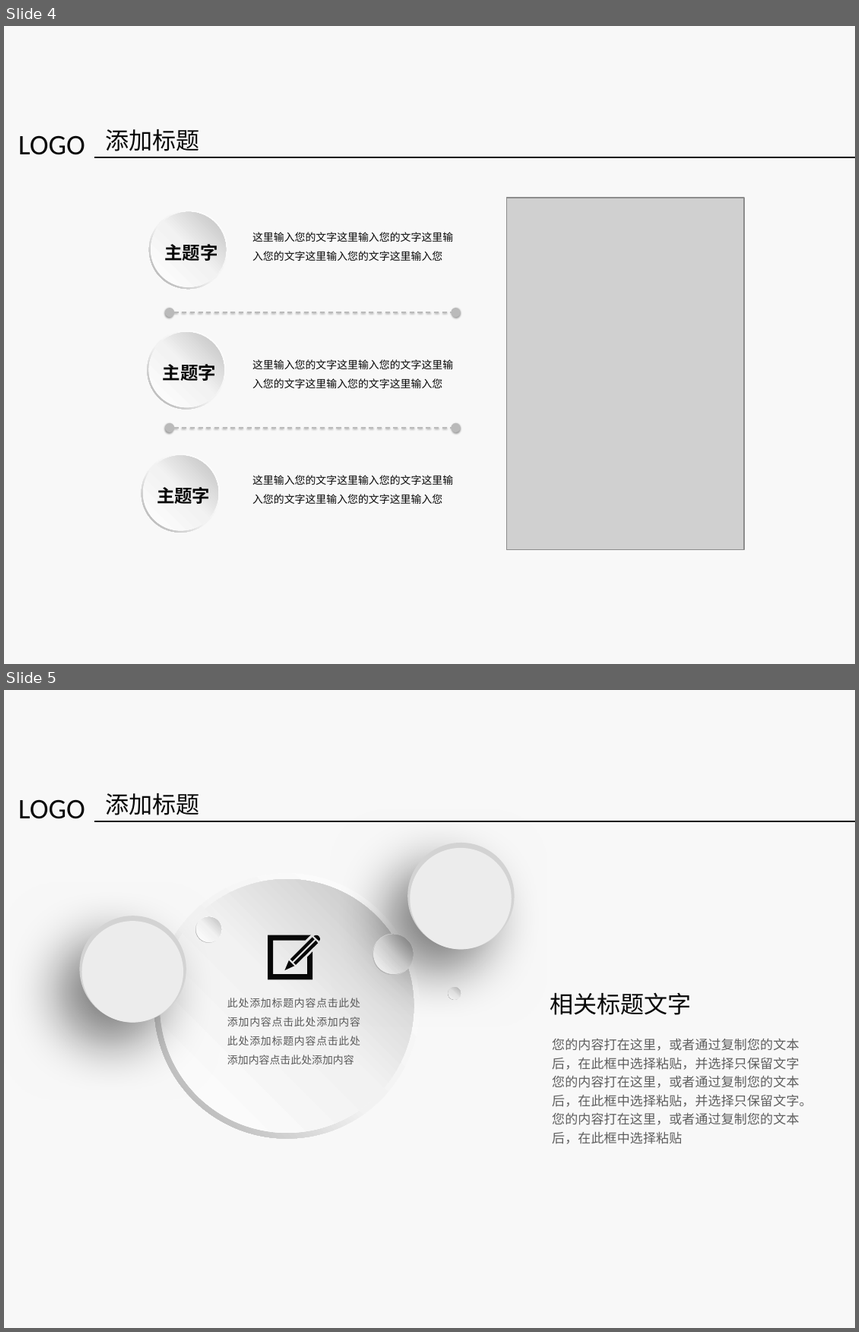
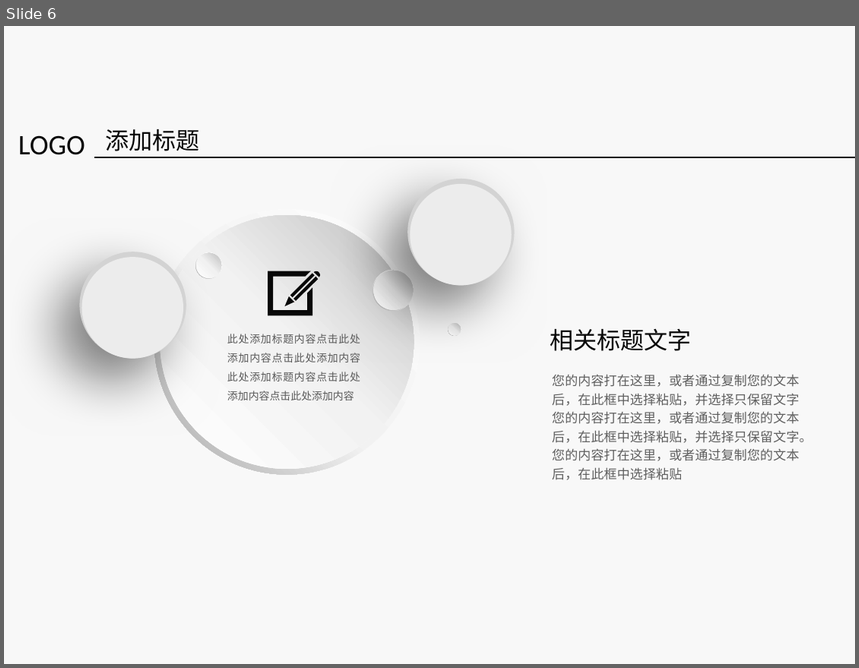
Before and after one commit to Junior888/paper, a slide deck: 论文答辩.pptx. Shown one above the other, each under a label of ours: slides 4 and 5 before the commit, slide 6 after it. The pictures are 859x1332 and 859x668 pixels, drawn with LibreOffice and Linux fonts; fonts in the diff are those of the drawing; grey boxes stand for pictures; background and template pictures are left out. Boxes give left, top, right and bottom in pixels: in the first picture for what was removed or moved away, otherwise in the second. Text is boxed around its words. In the diff, an @@ line names an element or a change of style, - is before the commit and + after.

```diff
--- a/论文答辩.pptx
+++ b/论文答辩.pptx
@@ slide 4 removed at (4, 26, 855, 664), background picture (left out) @@
@@ text removed at (18, 135, 85, 155) @@
-LOGO
@@ text removed at (106, 129, 200, 151) @@
-添加标题
@@ line removed from (94, 157) to (855, 157) @@
@@ picture removed at (507, 197, 744, 550) @@
@@ donut removed at (149, 211, 227, 289) @@
@@ ellipse removed at (151, 212, 225, 287) @@
@@ text removed at (164, 244, 218, 261) @@
-主题字
@@ text removed at (253, 232, 453, 261) @@
-这里输入您的文字这里输入您的文字这里输入您的文字这里输入您的文字这里输入您
@@ double arrow removed from (170, 313) to (455, 313) @@
@@ donut removed at (147, 332, 225, 410) @@
@@ ellipse removed at (149, 332, 224, 408) @@
@@ text removed at (163, 364, 216, 381) @@
-主题字
@@ text removed at (253, 360, 453, 389) @@
-这里输入您的文字这里输入您的文字这里输入您的文字这里输入您的文字这里输入您
@@ double arrow removed from (170, 428) to (455, 428) @@
@@ donut removed at (142, 454, 220, 532) @@
@@ ellipse removed at (144, 456, 218, 531) @@
@@ text removed at (253, 475, 453, 504) @@
-这里输入您的文字这里输入您的文字这里输入您的文字这里输入您的文字这里输入您
@@ text removed at (157, 487, 210, 504) @@
-主题字
@@ what was slide 5 is now slide 6 @@
```
Also in this commit, not shown: 4 slides changed, 2 slides added, 1 other slide removed.
